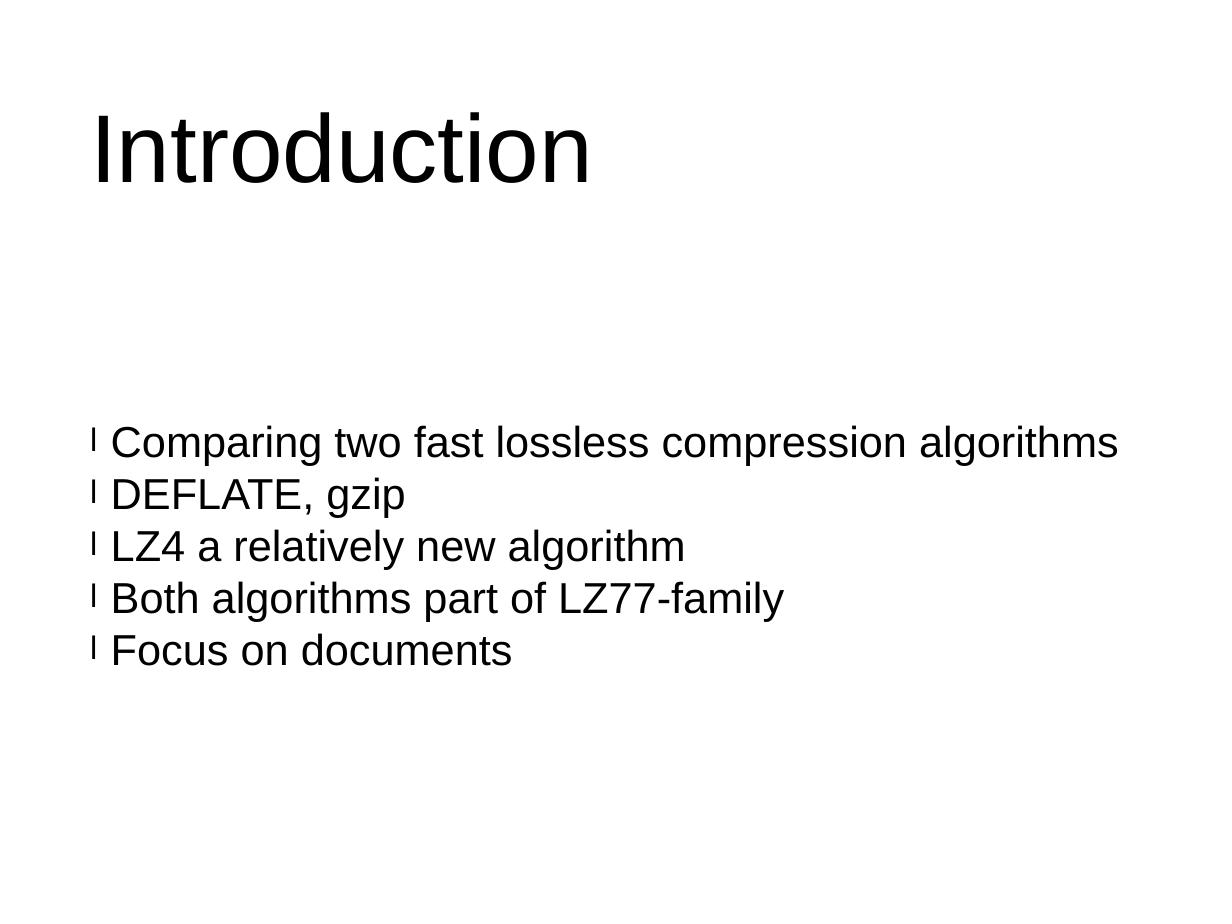
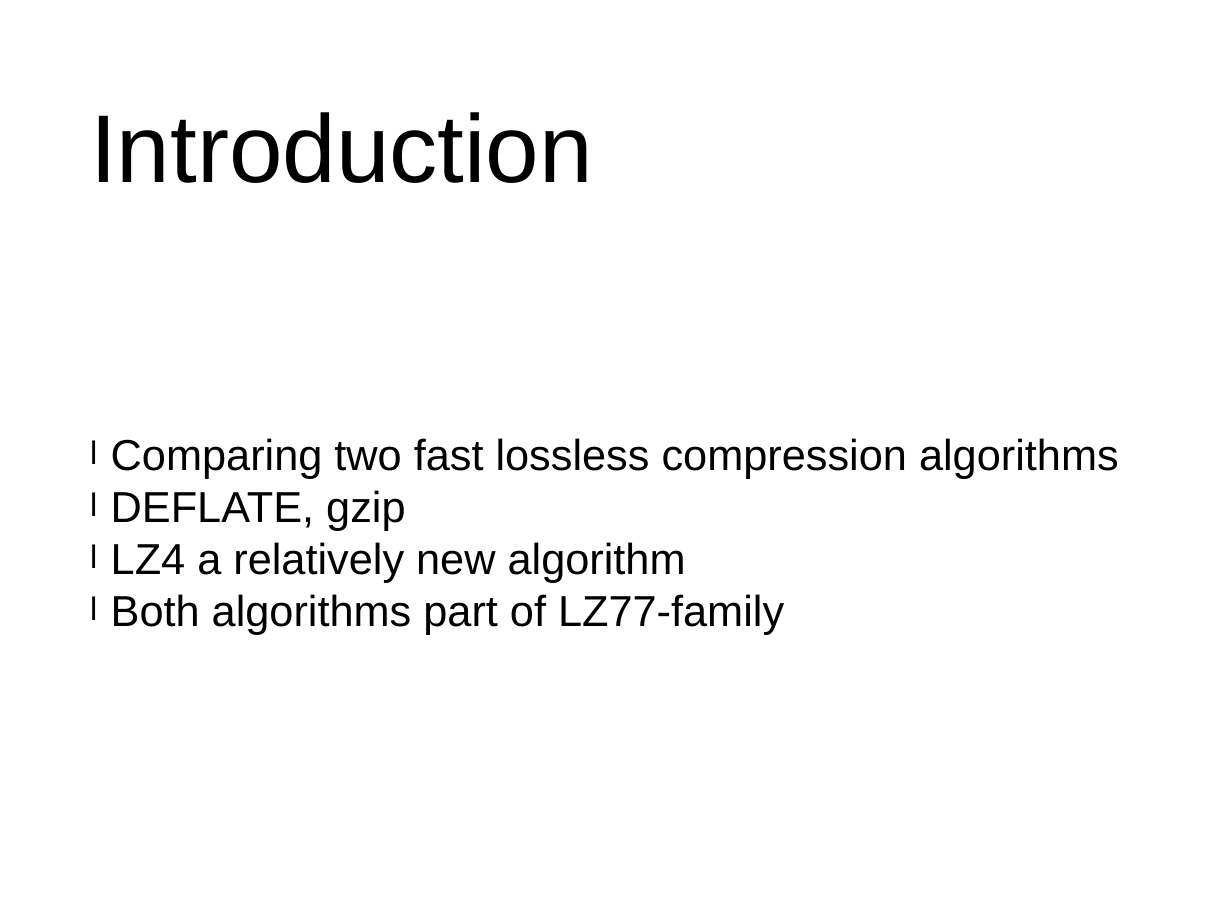
Before and after one commit to fredrikpe/lz4gzip, a slide deck: slide 3 of presentation_part1.pptx. Drawn at 1232x924 pixels with LibreOffice and Linux fonts; fonts in the diff are those of the drawing. Boxes give left, top, right and bottom in pixels: in the first picture for what was removed or moved away, otherwise in the second. Text is boxed around its words. In the diff, an @@ line names an element or a change of style, - is before the commit and + after.

```diff
--- a/presentation_part1.pptx
+++ b/presentation_part1.pptx
@@ text at bbox=[111, 633, 513, 666]: paragraph removed @@
-l Focus on documents
```
Also in this commit, not shown: 4 other slides changed.
